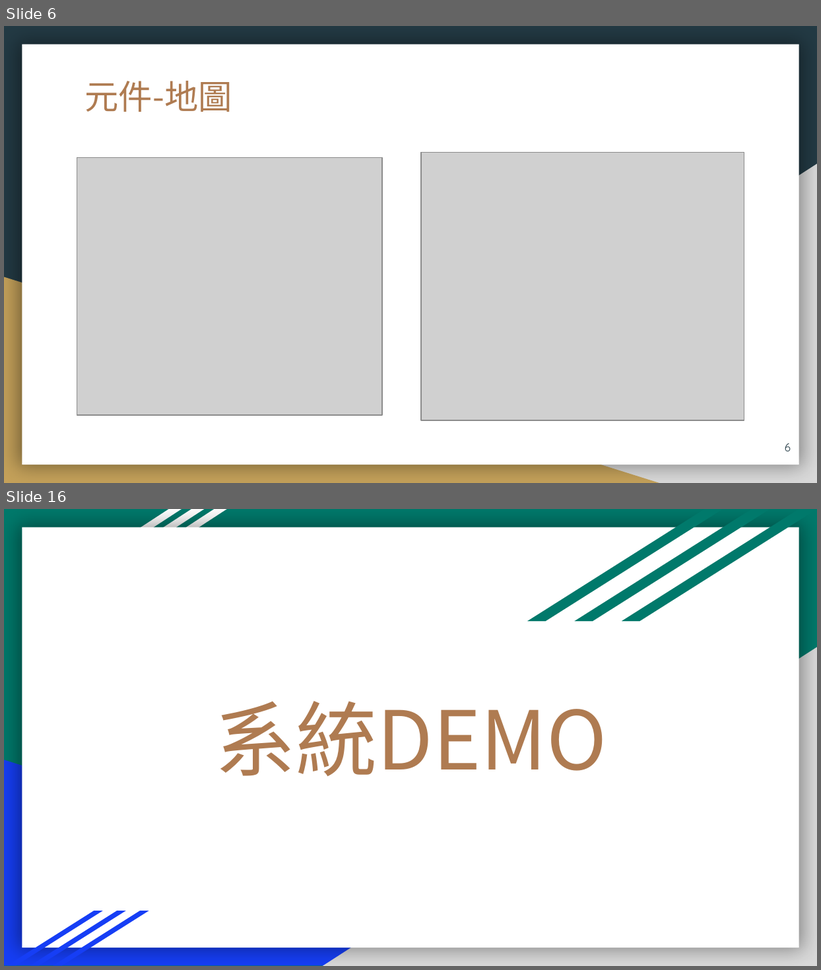
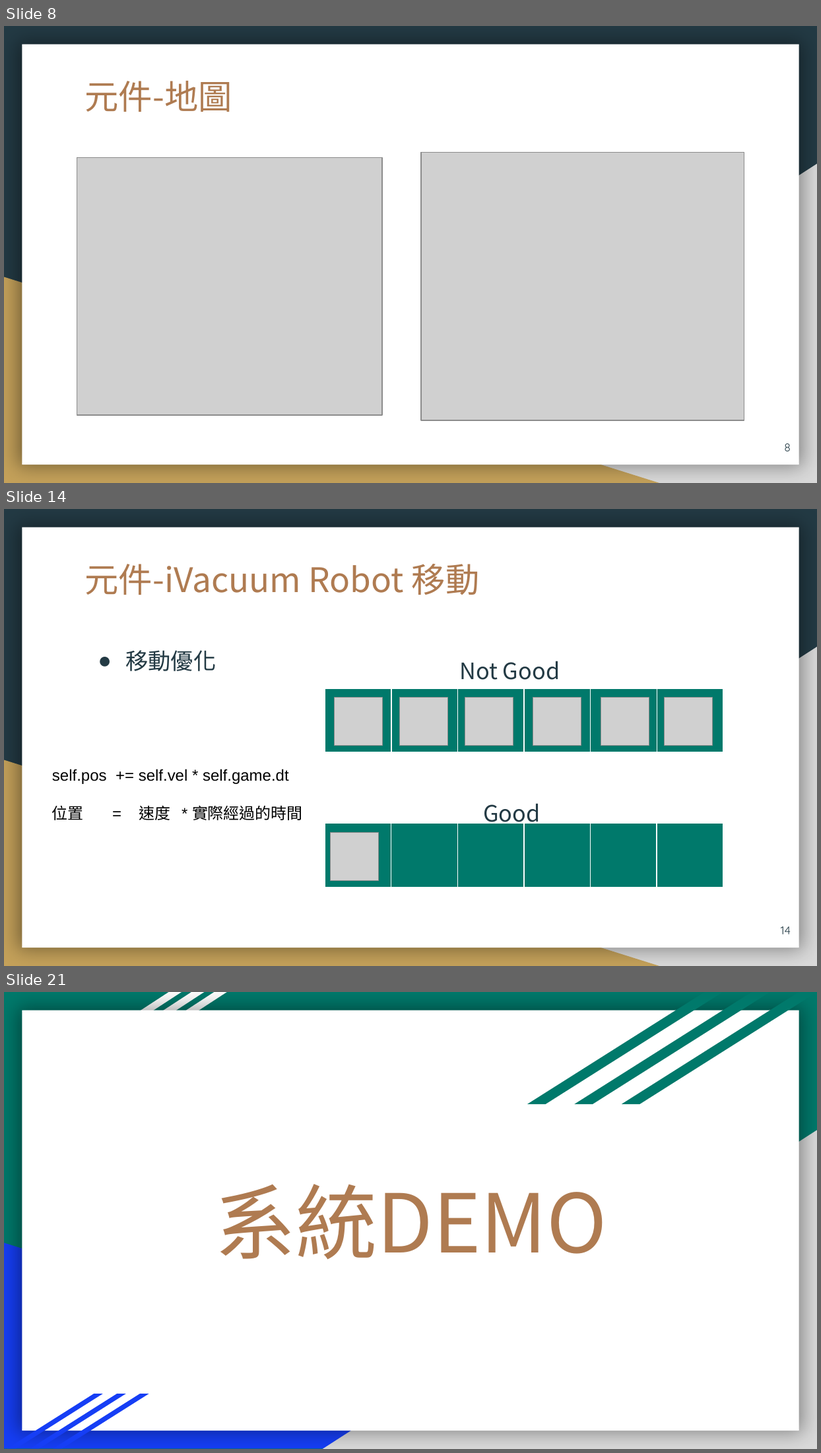
Before and after one commit to 106971001/AI, a slide deck: AI_Filnal_ppt.pptx. Shown one above the other, each under a label of ours: slides 6 and 16 before the commit, slides 8, 14 and 21 after it; the slides between them are not shown. The pictures are 821x970 and 821x1453 pixels, drawn with LibreOffice and Linux fonts; fonts in the diff are those of the drawing; grey boxes stand for pictures. Boxes give left, top, right and bottom in pixels: in the first picture for what was removed or moved away, otherwise in the second. Text is boxed around its words. In the diff, an @@ line names an element or a change of style, - is before the commit and + after.

```diff
--- a/AI_Filnal_ppt.pptx
+++ b/AI_Filnal_ppt.pptx
@@ slide 14 added at [4, 509, 817, 966], background #233A44; not listed: 3 template elements that a slide beside it also shows @@
@@ title added at [85, 564, 480, 595], 30 pt, text #AF7B51 @@
+元件-iVacuum Robot 移動
@@ text added at [125, 650, 216, 671], 20 pt, text #233A44 @@
+● 移動優化
@@ text added at [459, 661, 560, 680], 20 pt, text #233A44 @@
+Not Good
@@ table added at [325, 689, 725, 753], 1 rows, 6 columns @@
+ |  |  |  |  | 
@@ picture added at [334, 698, 382, 746] @@
@@ picture added at [400, 698, 448, 746] @@
@@ picture added at [465, 698, 513, 746] @@
@@ picture added at [533, 698, 582, 746] @@
@@ picture added at [601, 698, 649, 746] @@
@@ picture added at [664, 698, 712, 746] @@
@@ text added at [52, 769, 303, 821], 14 pt, text #000000 @@
+self.pos += self.vel * self.game.dt
+位置 = 速度 * 實際經過的時間
@@ text added at [483, 803, 540, 828], 20 pt, text #233A44 @@
+Good
@@ table added at [325, 824, 725, 888], 1 rows, 6 columns @@
+ |  |  |  |  | 
@@ picture added at [331, 832, 379, 881] @@
@@ page number added at [781, 927, 791, 935], 10 pt, text #233A44 @@
+14
@@ what was slide 6 is now slide 8 @@
@@ page number at [784, 444, 791, 452]: text changed @@
-6
+8
@@ what was slide 16 is now slide 21 @@
```
Also in this commit, not shown: 11 slides changed, 9 other slides added, 3 slides removed, 9 other files.
